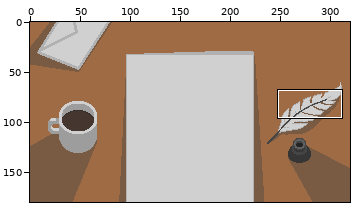
Pixel-art file -- Assets/letter_background.aseprite. Above: a wide view before the commit, with the close-up outlined.
Close-up. Before the commit:
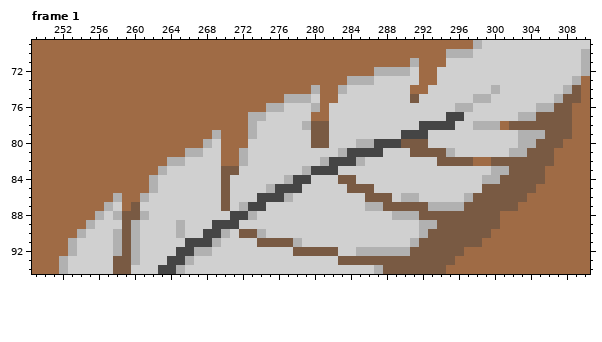
320x180 pixels, 1 frame. Shown: frame 1: x 249..310, y 69..94. The commit also changed other frames or places, which this record leaves out.
Now the later version:
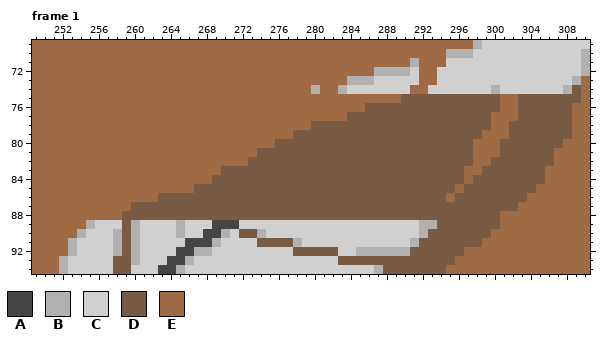
Palette (. is transparent): A #454545  B #b1b1b1  C #d0d0d0  D #795a43  E #9f6b45
The exact change:
Frame 1, layer "Layer 1":
y 75: x 277..280 BBBC -> EEEE; x 283..290 CCCCCCCC -> EEEEEEED; x 292..307 CCCCCCBBCCCCCCCB -> DDDDDDDDDEEDDDDD
y 76: x 275..280 BBCCCB -> EEEEEE; x 282..306 CCCCCCCCCCCCCCBBCCCCCCCBB -> EEEEDDDDDDDDDDDDDDDEEDDDD
y 77: x 273..279 BBCCCCC -> EEEEEEE; x 282..304 CCCCCCCCCCCCCAACCCCCCBB -> EEDDDDDDDDDDDDDDDDEEEDD
y 78: x 273..279 BCCCCCB -> EEEEEEE; x 282..300 CCCCCCCCCCAAAACCBBB -> DDDDDDDDDDDDDDDDDDE
y 79: x 269 B -> E; x 273..279 BCCCCCC -> EEEEEDD; x 282..305 CCCCCCCCAAACCCCCCCCCCBBB -> DDDDDDDDDDDDDDDDDEEEDDDD
y 80: x 268..269 BC -> EE; x 273..279 CCCCCCC -> EEEDDDD; x 282..289 CCCBBAAA -> DDDDDDDD; x 293..304 CCCCCCCCCCBB -> DDDDDEEEDDDD
y 81: x 266..269 BBCC -> EEEE; x 272..290 BCCCCCCCCCCBAAAACCC -> EEDDDDDDDDDDDDDDDDD; x 295..303 BCCCCCCBB -> DDDEEEDDD
y 82: x 264..269 BBCCCC -> EEEEEE; x 272..293 BCCCCCCCCBAAABCCCCCCCC -> EDDDDDDDDDDDDDDDDDDDDD
y 83: x 263..269 BCCCCCC -> EEEEEEE; x 272..301 CCCCCCCBAAACCCCCCCCCCCCCCCCCBB -> DDDDDDDDDDDDDDDDDDDDDDDDDEEDDD
y 84: x 262..269 BCCCCCCC -> EEEEEEED; x 271..282 CCCCCCBAACCC -> DDDDDDDDDDDD; x 285..300 CCCCCCCCCCCCCCBB -> DDDDDDDDDDDDEDDD
y 85: x 262..269 BCCCCCCC -> EEEEEDDD; x 271..283 CCCCBAAACCCCC -> DDDDDDDDDDDDD; x 287..298 CCCCCCCCCCCC -> DDDDDDDDDEDD
y 86: x 258 B -> E; x 261..269 BCCCCCCCC -> EEDDDDDDD; x 271..285 CCCAAABCCCCCCCC -> DDDDDDDDDDDDDDD; x 289..297 CBBCCCCCB -> DDDDDDEDD
y 87: x 257..258 BC -> EE; x 261..269 CCCCCCCCC -> DDDDDDDDD; x 271..287 CBAACCCCCCCCCCCBB -> DDDDDDDDDDDDDDDDD; x 293..296 BBBB -> DDDD
y 88: x 256..258 BCB -> EEE; x 261..291 BCCCCCCCCCAABCCCCCCCCCCCCCCCBBB -> DDDDDDDDDDDDDDDDDDDDDDDDDDDDDDD
Pixel boxes of the changes (left, top, right, bottom) in both close-ups:
changed: (95, 94, 563, 220)
